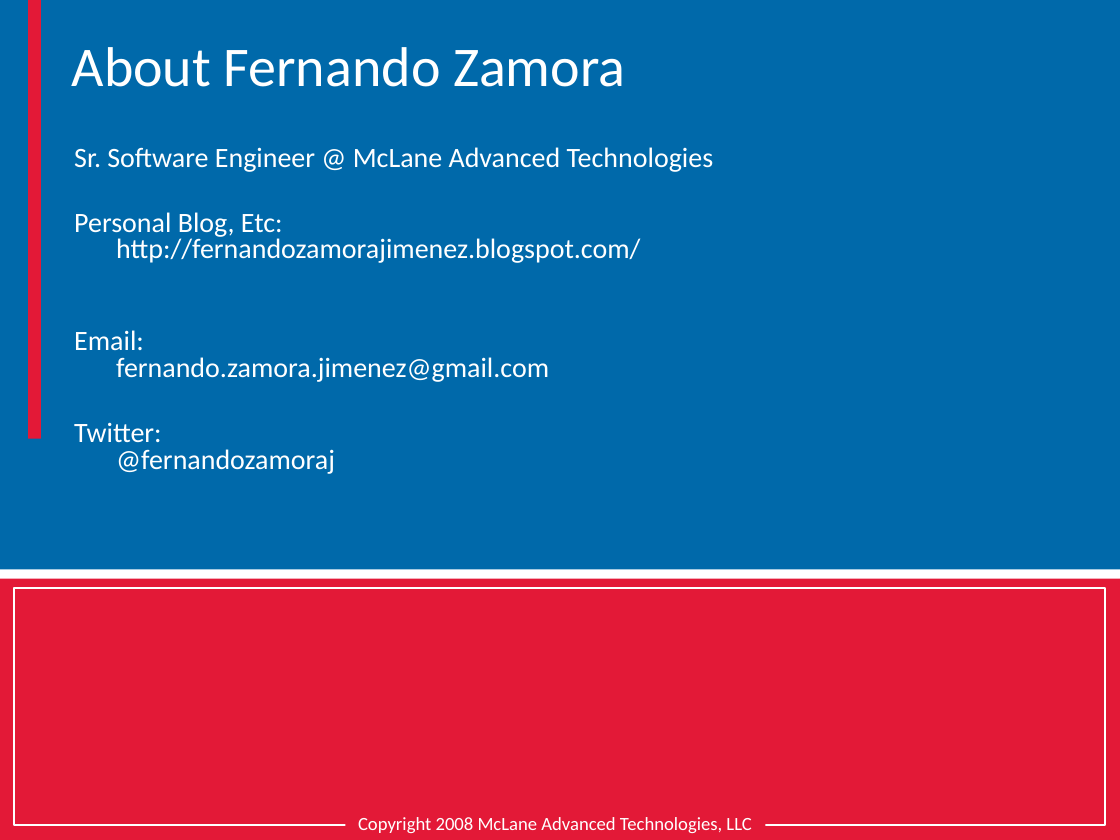
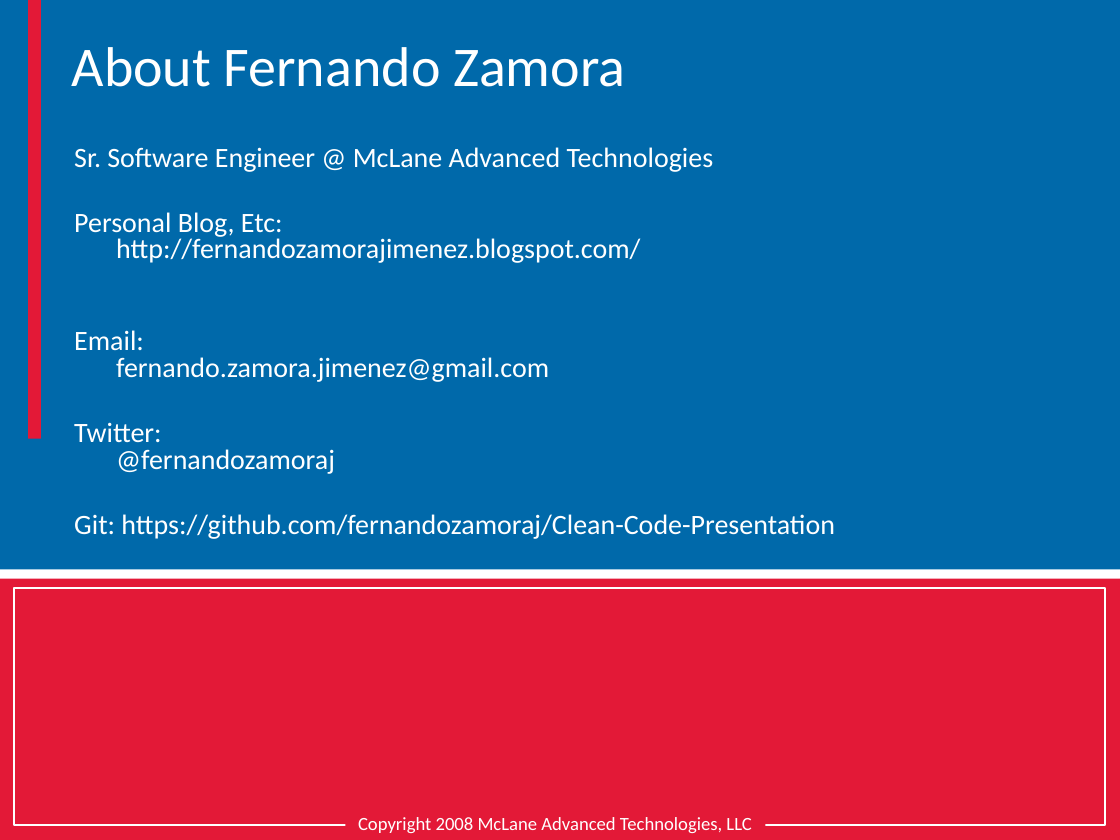
Before and after one commit to fernandozamoraj/Clean-Code-Presentation, a slide deck: slide 24 of Short Presentation/Clean Code.pptx (slide 19 before the commit). Drawn at 1120x840 pixels with LibreOffice and Linux fonts; fonts in the diff are those of the drawing. Boxes give left, top, right and bottom in pixels: in the first picture for what was removed or moved away, otherwise in the second. Text is boxed around its words. In the diff, an @@ line names an element or a change of style, - is before the commit and + after.

```diff
--- a/Short Presentation/Clean Code.pptx
+++ b/Short Presentation/Clean Code.pptx
@@ text at (74, 514, 835, 539): paragraph added @@
+Git: https://github.com/fernandozamoraj/Clean-Code-Presentation
```
Also in this commit, not shown: 1 other slide changed, 5 slides added.
